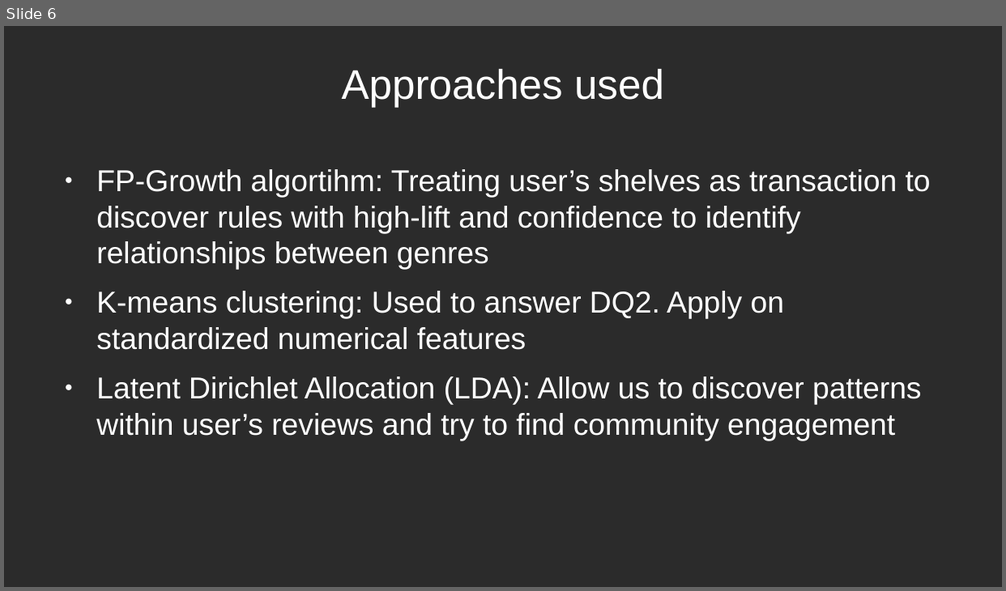
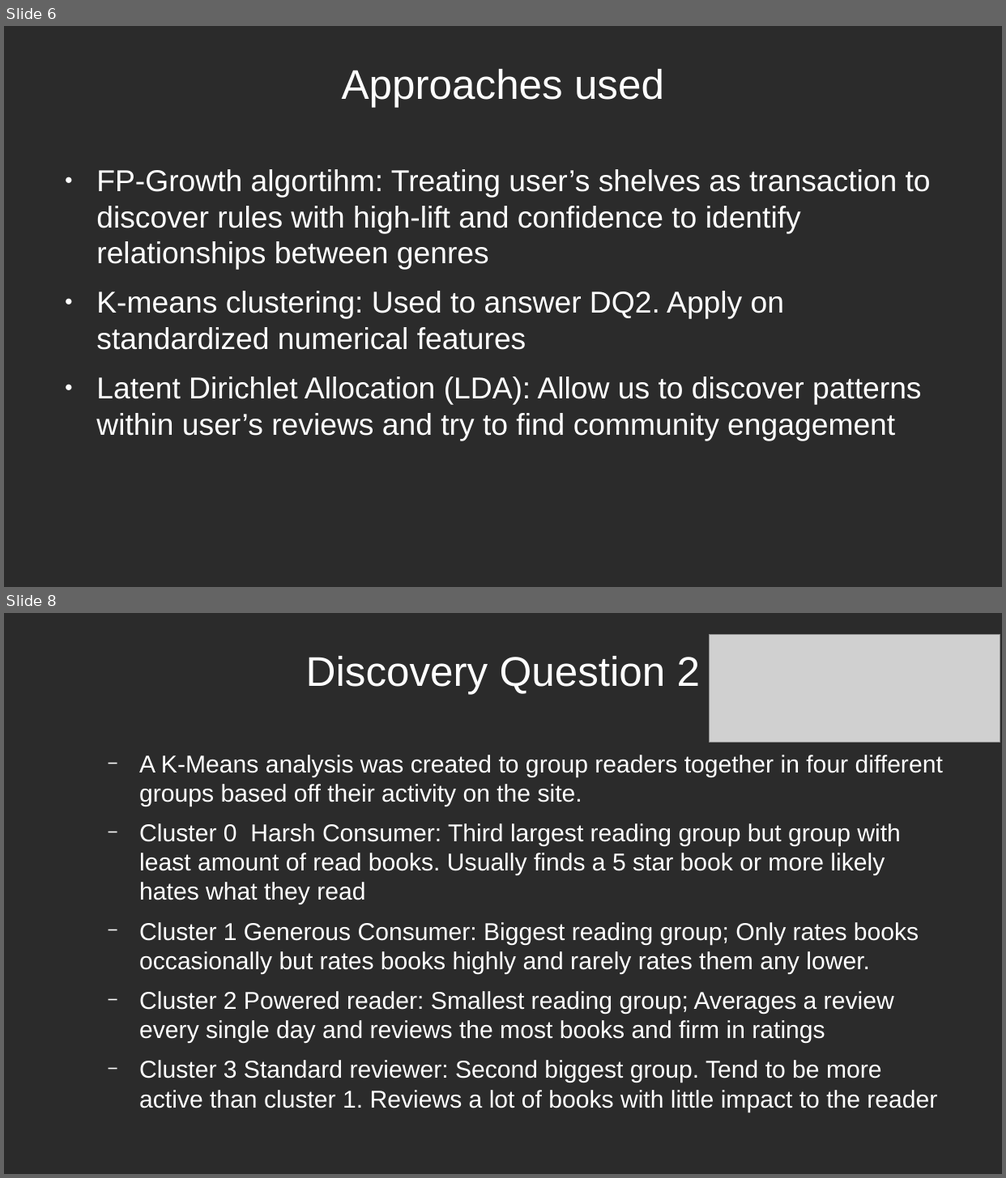
Before and after one commit to crystalstorm466/cs4412-project, a slide deck: docs/CS4412_David_Holland_Slides.odp. Shown one above the other, each under a label of ours: slide 6 before the commit, slides 6 and 8 after it; the slides between them are not shown. The pictures are 1006x591 and 1006x1178 pixels, drawn with LibreOffice and Linux fonts; fonts in the diff are those of the drawing; grey boxes stand for pictures; background and template pictures are left out; a plain dark background stands for a picture behind light text. Boxes give left, top, right and bottom in pixels: in the first picture for what was removed or moved away, otherwise in the second. Text is boxed around its words. In the diff, an @@ line names an element or a change of style, - is before the commit and + after.

```diff
--- a/docs/CS4412_David_Holland_Slides.odp
+++ b/docs/CS4412_David_Holland_Slides.odp
@@ slide 8 added at bbox=[4, 613, 1002, 1174], background picture (left out) @@
@@ picture added at bbox=[710, 635, 1000, 743] @@
@@ title added at bbox=[306, 656, 700, 695], 33 pt, text #FFFFFF @@
+Discovery Question 2
@@ text added at bbox=[139, 755, 943, 1113], 19.4 pt, text #FFFFFF @@
+  − A K-Means analysis was created to group readers together in four different groups based off their activity on the site.
+  − Cluster 0 Harsh Consumer: Third largest reading group but group with least amount of read books. Usually finds a 5 star book or more likely hates what they read
+  − Cluster 1 Generous Consumer: Biggest reading group; Only rates books occasionally but rates books highly and rarely rates them any lower.
+  − Cluster 2 Powered reader: Smallest reading group; Averages a review every single day and reviews the most books and firm in ratings
+  − Cluster 3 Standard reviewer: Second biggest group. Tend to be more active than cluster 1. Reviews a lot of books with little impact to the reader
```
Also in this commit, not shown: 1 slide changed, 6 other slides added, 1 slide removed, 1 other file.
